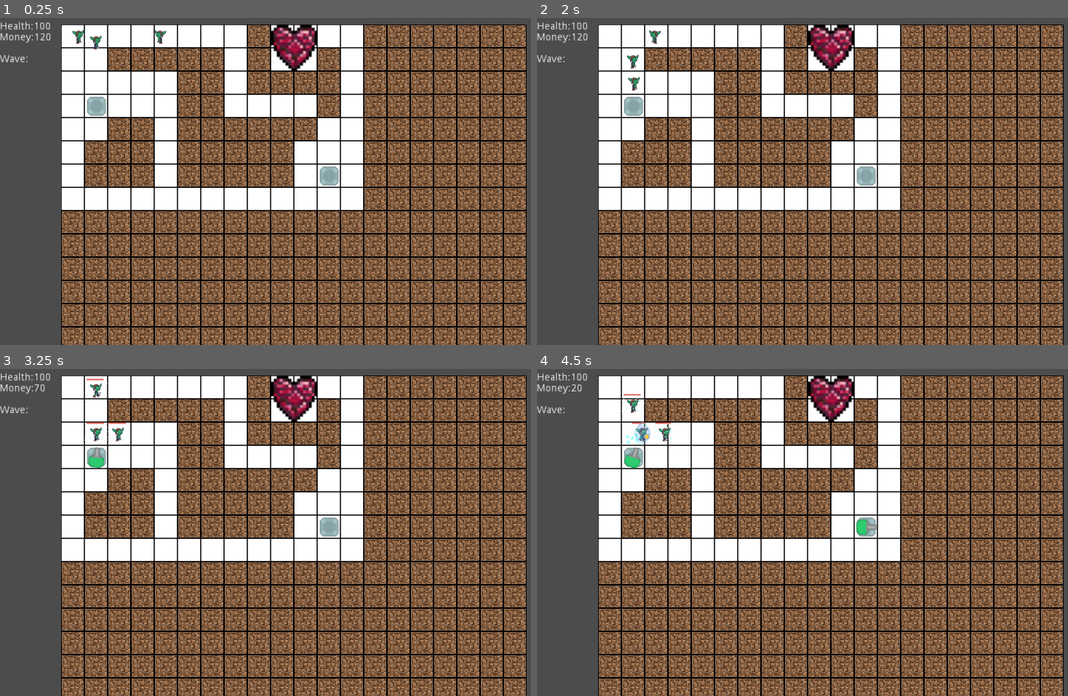
Above: before the commit, frames 1-4 (two rows, left to right).
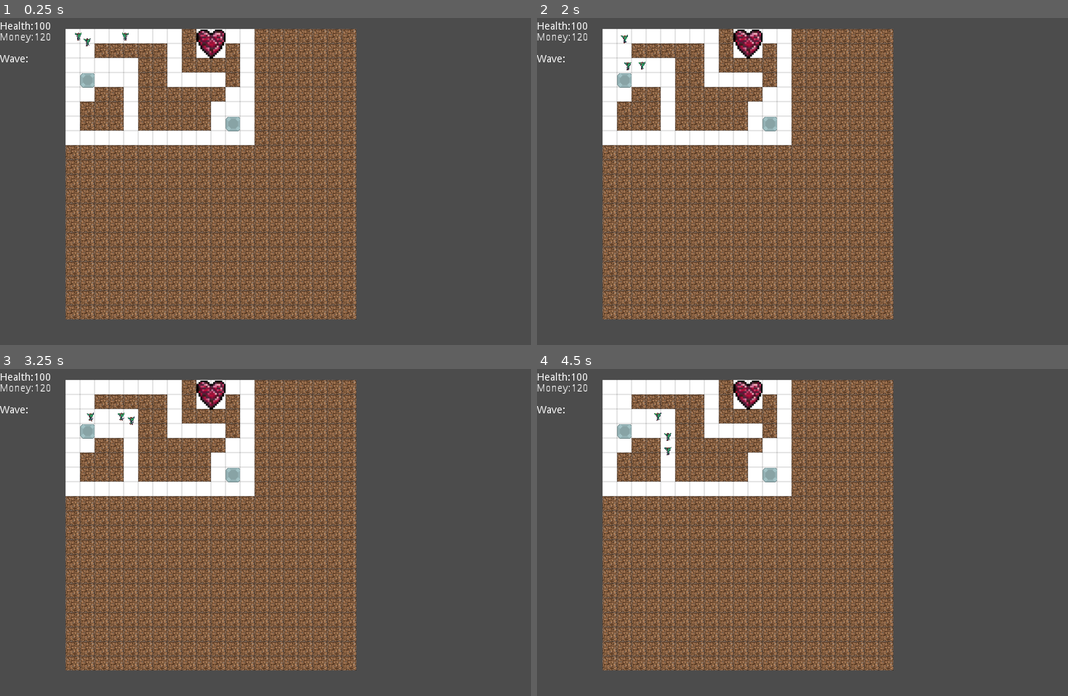
Above: after the commit, the same moments.

Repository: Mynijo/DeepMines
Game: Godot game, scene res://terrain/map.tscn
Two runs of this game, one before a commit and one after it. Both use one fixed random seed, a clock stepped at 60 frames per second and the inputs below.
Inputs (mouse positions are in pixels of both pictures, inside the frame that each line leads up to):
- Up to frame 1 (0.25 s): no input
- Up to frame 2 (2 s): move the mouse to (829, 34) at 0.52 s; click (829, 34) at 0.67 s; move the mouse to (829, 325) at 1.27 s; click (829, 325) at 1.42 s
- Up to frame 3 (3.25 s): move the mouse to (95, 457) at 2.02 s; click (95, 457) at 2.17 s; move the mouse to (95, 457) at 2.77 s; click (95, 457) at 2.92 s
- Up to frame 4 (4.5 s): move the mouse to (866, 525) at 3.52 s; click (866, 525) at 3.67 s; move the mouse to (866, 525) at 4.27 s; click (866, 525) at 4.42 s

The runs differ from the first frame. In frame 1, 74% of the frame differs, in the area x 0-100%, y 1-100%; in frame 2, 74%; in frame 3, 74%; in frame 4, 74%, in the area x 0-100%, y 0-100%.

Commit message:
New Scaling

Diff:
--- a/attack/Projectile.tscn
+++ b/attack/Projectile.tscn
@@ -11,12 +11,13 @@
 collision_layer = 8
 collision_mask = 5
 script = ExtResource( 1 )
-speed = 500
+speed = 400
 damage = 50.0
 lifetime = 5.0
 crit_chance = 5.0
 
 [node name="Sprite" type="Sprite" parent="."]
+scale = Vector2( 0.5, 0.5 )
 texture = ExtResource( 2 )
 region_enabled = true
 region_rect = Rect2( 87.517, 1303.82, 16.483, 15.7246 )
--- a/buildings/player_buildings/Dungeon_Heart.tscn
+++ b/buildings/player_buildings/Dungeon_Heart.tscn
@@ -7,7 +7,7 @@
 extents = Vector2( 16, 16 )
 
 [node name="Dungeon_Heart" instance=ExtResource( 1 )]
-scale = Vector2( 4, 4 )
+scale = Vector2( 2.5, 2.5 )
 collision_layer = 2147483651
 collision_mask = 4
 size = Vector2( 2, 2 )
--- a/buildings/player_buildings/Tower_Foundation.tscn
+++ b/buildings/player_buildings/Tower_Foundation.tscn
@@ -6,14 +6,15 @@
 [ext_resource path="res://buildings/tower/Tower.tscn" type="PackedScene" id=4]
 
 [sub_resource type="CircleShape2D" id=1]
-radius = 25.7914
+radius = 18.9492
 
 [sub_resource type="AtlasTexture" id=2]
 flags = 4
 atlas = ExtResource( 3 )
-region = Rect2( 453.551, 133.962, 52, 52 )
+region = Rect2( 454.421, 134.673, 50, 50 )
 
 [node name="Building" instance=ExtResource( 1 )]
+scale = Vector2( 0.8, 0.8 )
 script = ExtResource( 2 )
 size = Vector2( 1, 1 )
 tower = ExtResource( 4 )
--- a/enemy/enemys/goblin.tscn
+++ b/enemy/enemys/goblin.tscn
@@ -23,6 +23,7 @@
 }
 
 [node name="goblin" instance=ExtResource( 1 )]
+scale = Vector2( 0.6, 0.6 )
 speed = 40
 damage = 10
 gold_value = 30
--- a/project.godot
+++ b/project.godot
@@ -23,6 +23,8 @@
 
 window/size/width=1600
 window/size/height=900
+window/stretch/mode="2d"
+window/stretch/aspect="keep"
 
 [layer_names]
 
--- a/terrain/blocks/air.tscn
+++ b/terrain/blocks/air.tscn
@@ -4,6 +4,7 @@
 [ext_resource path="res://media/blocks/air.jpg" type="Texture" id=2]
 
 [node name="Block" instance=ExtResource( 1 )]
+scale = Vector2( 0.64, 0.64 )
 
 [node name="Sprite" parent="." index="0"]
 texture = ExtResource( 2 )
--- a/terrain/blocks/dirt.tscn
+++ b/terrain/blocks/dirt.tscn
@@ -4,6 +4,7 @@
 [ext_resource path="res://media/blocks/dirt.jpg" type="Texture" id=2]
 
 [node name="Block" instance=ExtResource( 1 )]
+scale = Vector2( 0.64, 0.64 )
 
 [node name="Sprite" parent="." index="0"]
 texture = ExtResource( 2 )
--- a/terrain/map.gd
+++ b/terrain/map.gd
@@ -6,7 +6,7 @@
 var height
 var map_as_bi = []
 
-var block_size_pix = Vector2(64,64)
+var block_size_pix = Vector2(40,40)
 
 var heart
 
